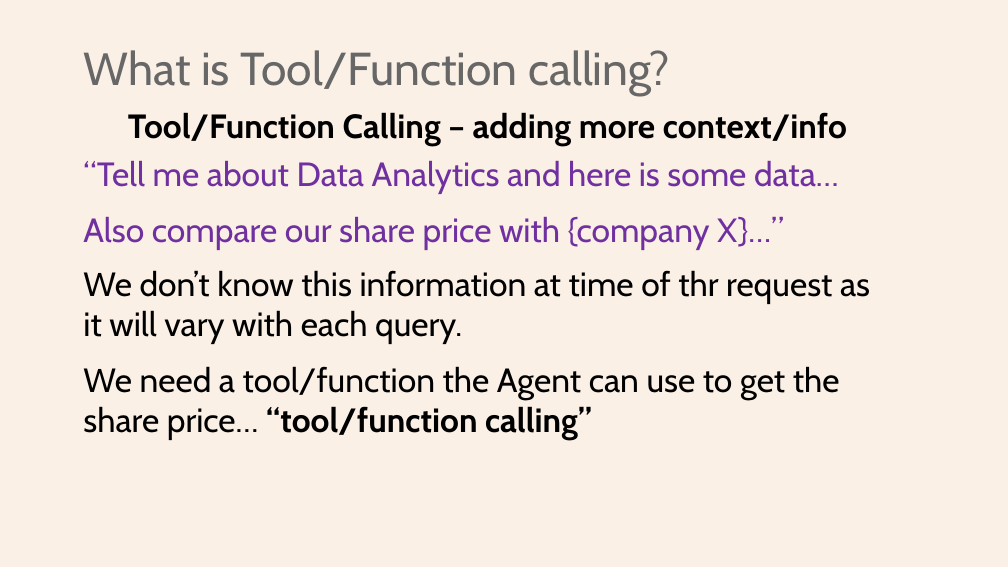
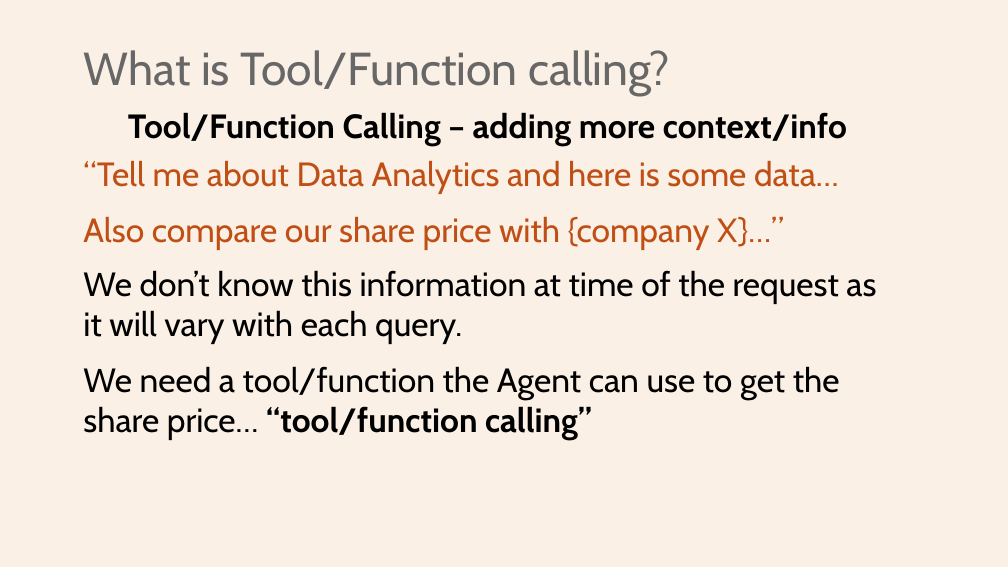
Before and after one commit to Python-Test-Engineer/earl2025, a slide deck: slide 13 of AI_Agents_in_the_Data_Pipeline.pptx. Drawn at 1008x567 pixels with LibreOffice and Linux fonts; fonts in the diff are those of the drawing. Boxes give left, top, right and bottom in pixels: in the first picture for what was removed or moved away, otherwise in the second. Text is boxed around its words. In the diff, an @@ line names an element or a change of style, - is before the commit and + after.

```diff
--- a/AI_Agents_in_the_Data_Pipeline.pptx
+++ b/AI_Agents_in_the_Data_Pipeline.pptx
@@ text at box(83, 160, 839, 250): text colour #7030A0 to #C04F15 in "“Tell me about Data Analytics and here ...", "Also compare our share price with {company ..." @@
@@ text at box(83, 270, 876, 344): text changed @@
-We don’t know this information at time of thr request as it will vary with each query.
+We don’t know this information at time of the request as it will vary with each query.
```
Also in this commit, not shown: 1 other slide changed, 4 other files.
